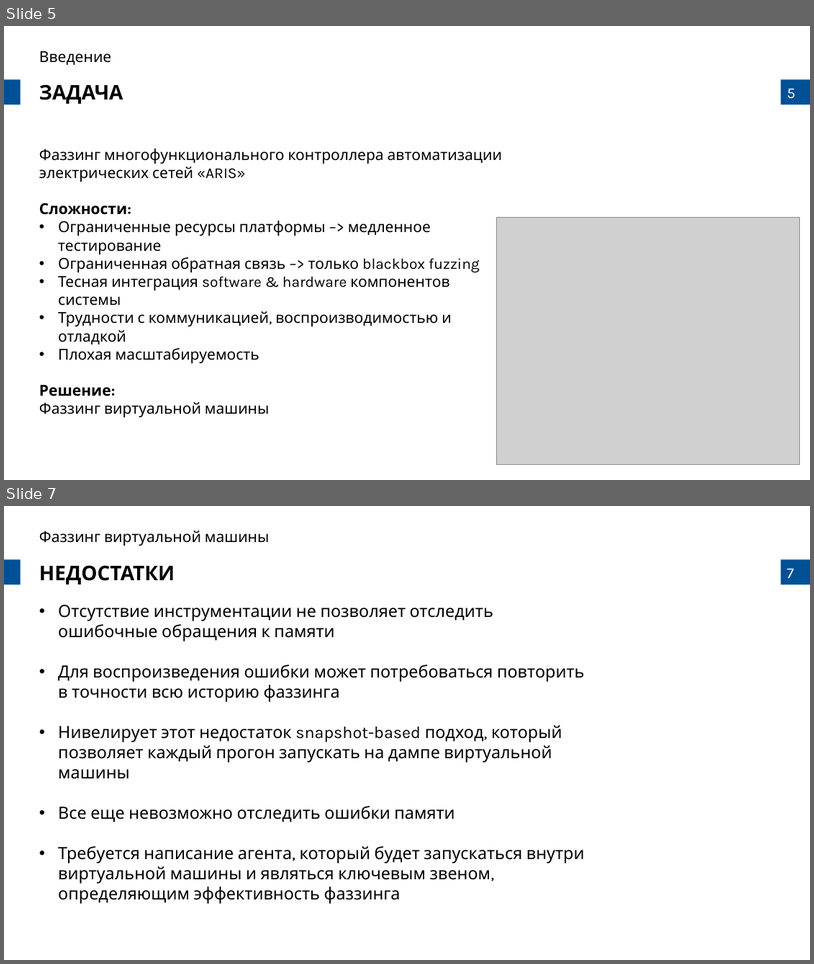
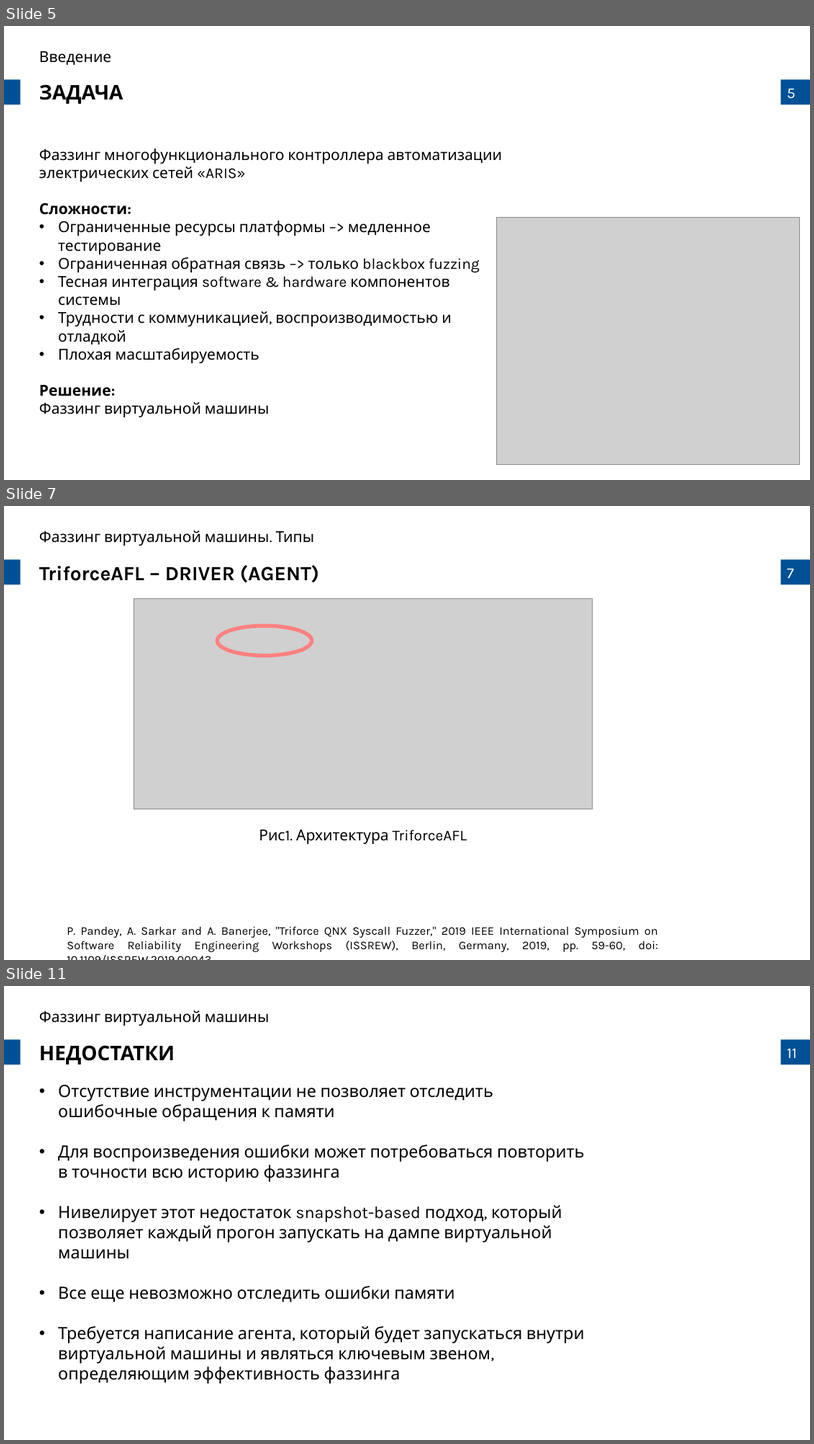
Before and after one commit to prostoAlexandr/BeeTech_2024, a slide deck: Belikov_Virtual_machine_fuzzing_types_and_approaches.pptx. Shown one above the other, each under a label of ours: slides 5 and 7 before the commit, slides 5, 7 and 11 after it; the slides between them are not shown. The pictures are 814x964 and 814x1444 pixels, drawn with LibreOffice and Linux fonts; fonts in the diff are those of the drawing; grey boxes stand for pictures; background and template pictures are left out. Boxes give left, top, right and bottom in pixels: in the first picture for what was removed or moved away, otherwise in the second. Text is boxed around its words. In the diff, an @@ line names an element or a change of style, - is before the commit and + after.

Commit message:
triforceafl, elf info added

```diff
--- a/Belikov_Virtual_machine_fuzzing_types_and_approaches.pptx
+++ b/Belikov_Virtual_machine_fuzzing_types_and_approaches.pptx
@@ slide 7 added at <box>4,506,810,960</box>, background #FFFFFF; not listed: 3 template elements that a slide beside it also shows @@
@@ text added at <box>39,530,315,546</box>, 18 pt, text #000000 @@
+Фаззинг виртуальной машины. Типы
@@ text added at <box>39,565,319,582</box>, 24 pt, text #000000, bold @@
+TriforceAFL – DRIVER (AGENT)
@@ picture added at <box>134,599,593,809</box> @@
@@ ellipse added at <box>218,626,313,656</box>, outline #FF8080 4.5 pt @@
@@ text added at <box>259,829,467,844</box>, 18 pt, text #000000 @@
+Рис1. Архитектура TriforceAFL
@@ text added at <box>67,926,658,952</box>, 14 pt, text #000000 @@
+P. Pandey, A. Sarkar and A. Banerjee, "Triforce QNX Syscall Fuzzer," 2019 IEEE International Symposium on Software Reliability Engineering Workshops (ISSREW), Berlin, Germany, 2019, pp. 59-60, doi: 10.1109/ISSREW.2019.00043
@@ what was slide 7 is now slide 11 @@
@@ page number at <box>787,1048,797,1058</box>: text changed @@
-7
+11
```
Also in this commit, not shown: 2 slides changed, 2 other slides added, 1 slide removed, 7 other files.
